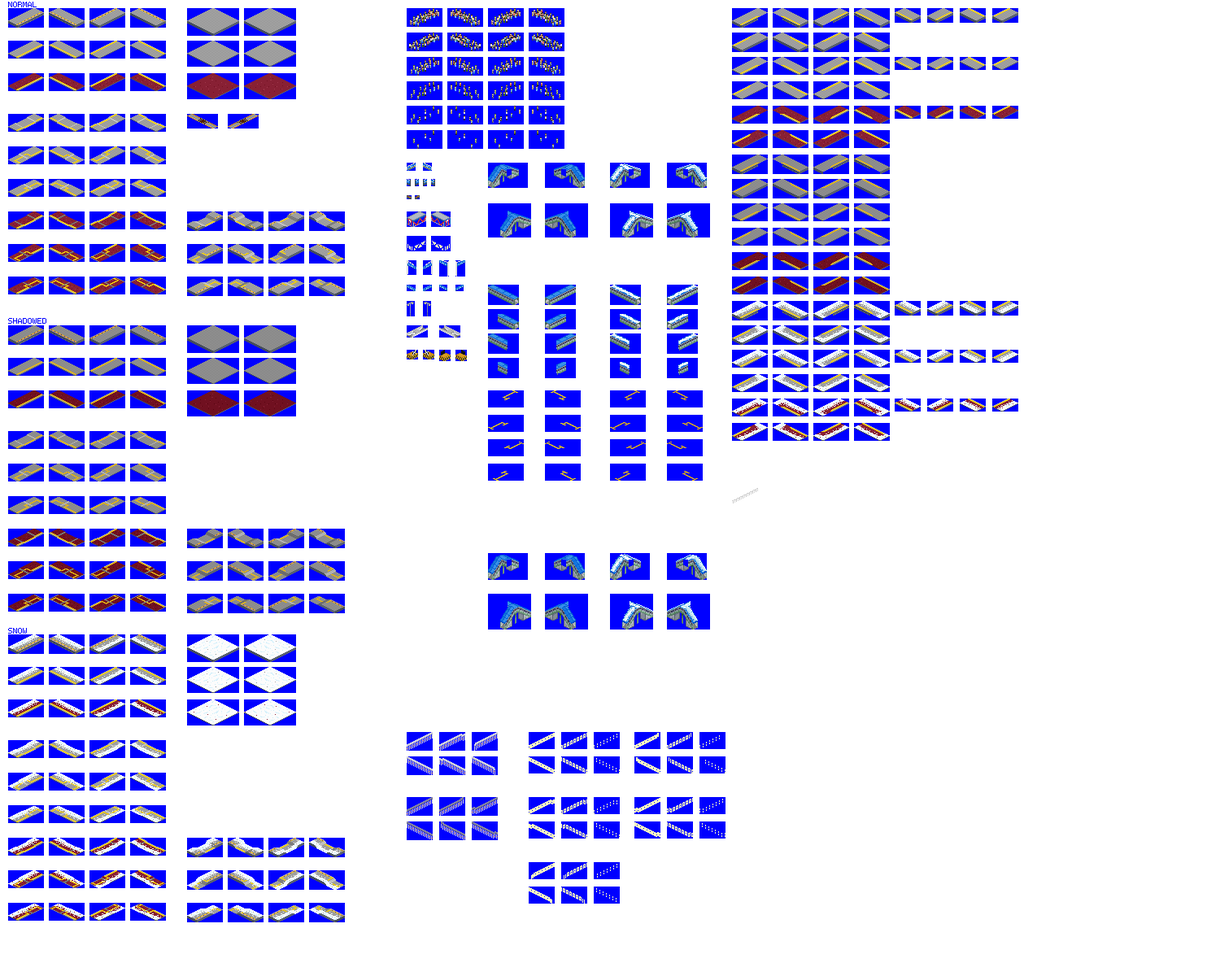
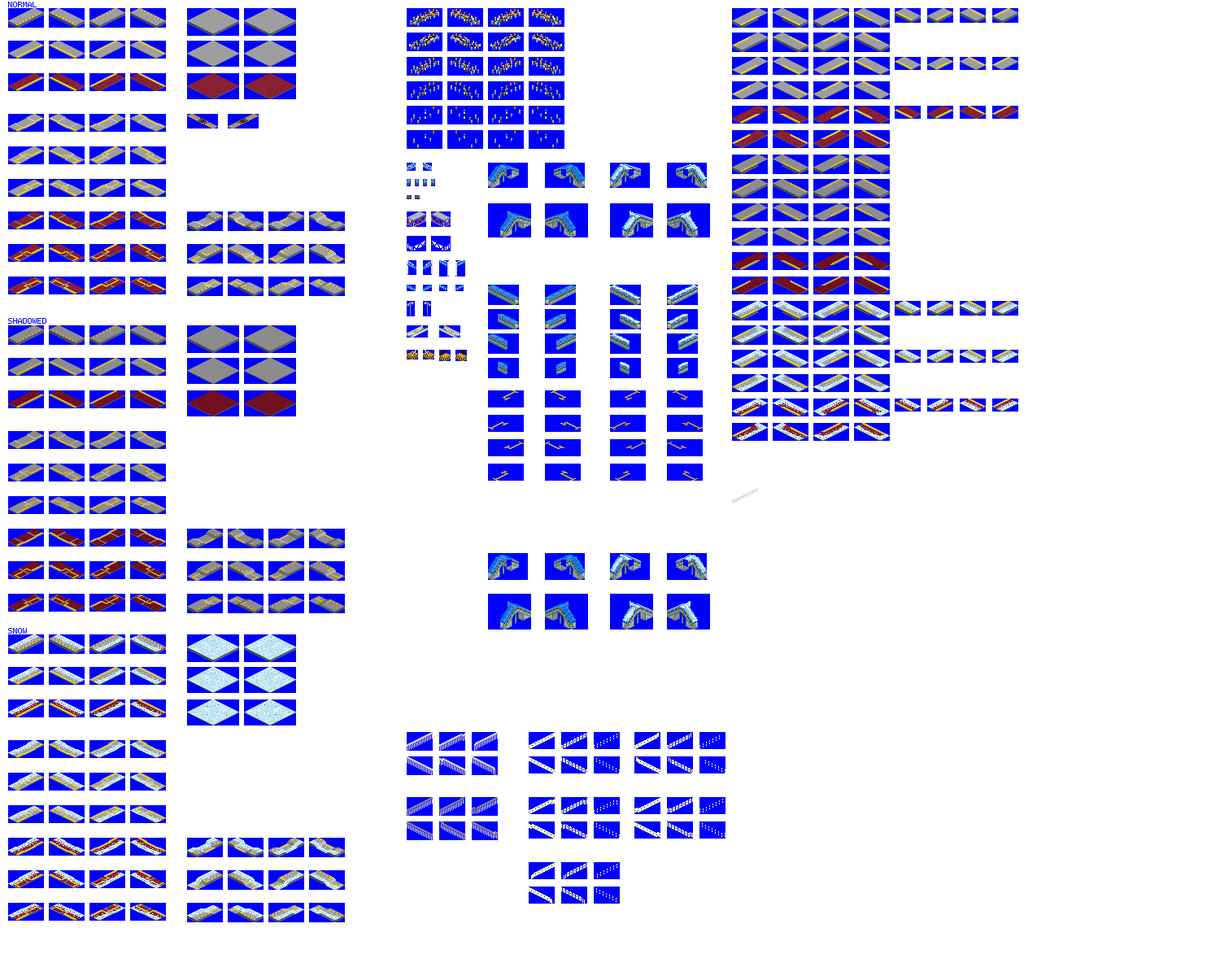
The second 1220px x 976px image is a revision of the first. Changes to its layers:
painted on "snow" over [8, 163, 1019, 921]
painted on "platforms" over [406, 325, 496, 839]
